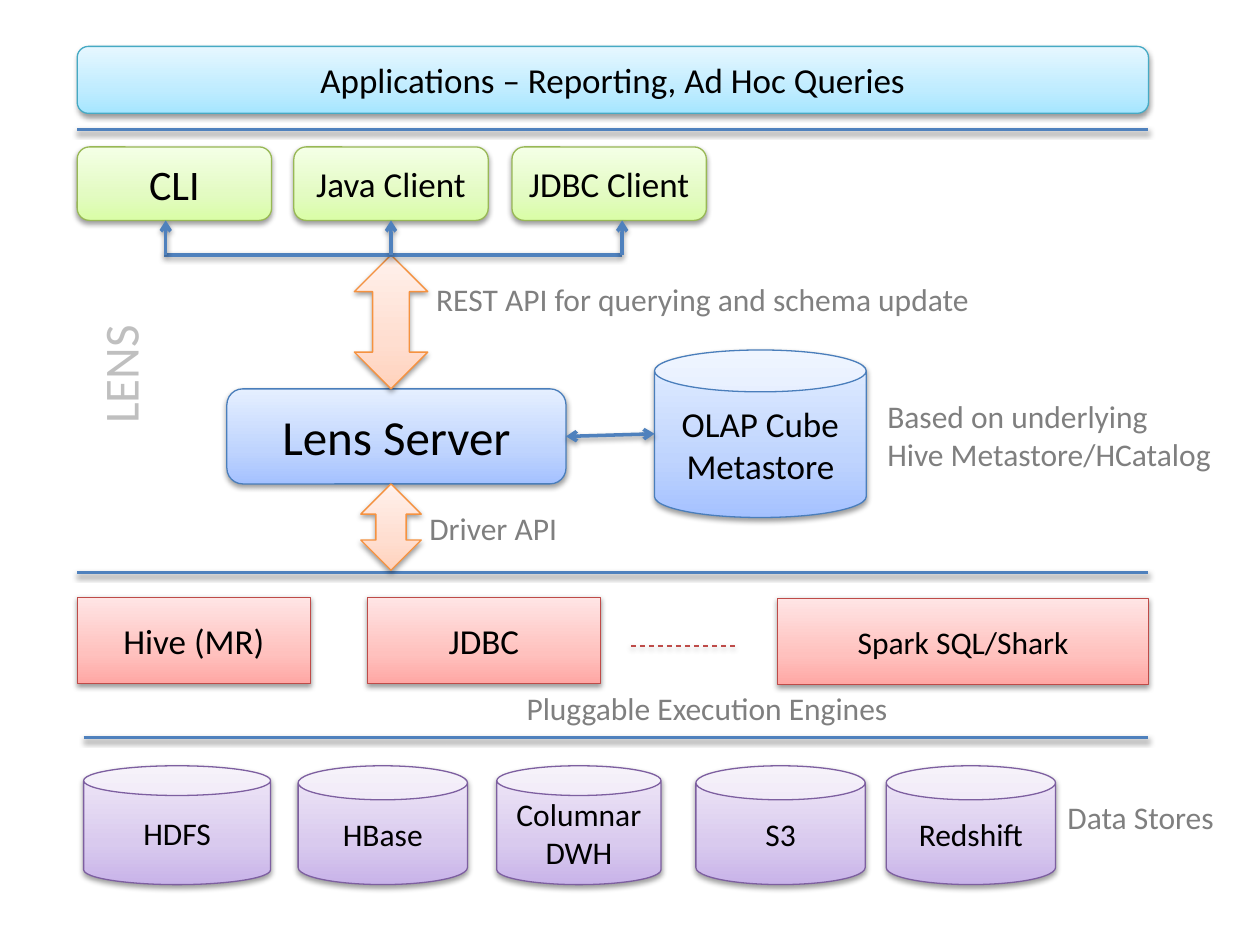
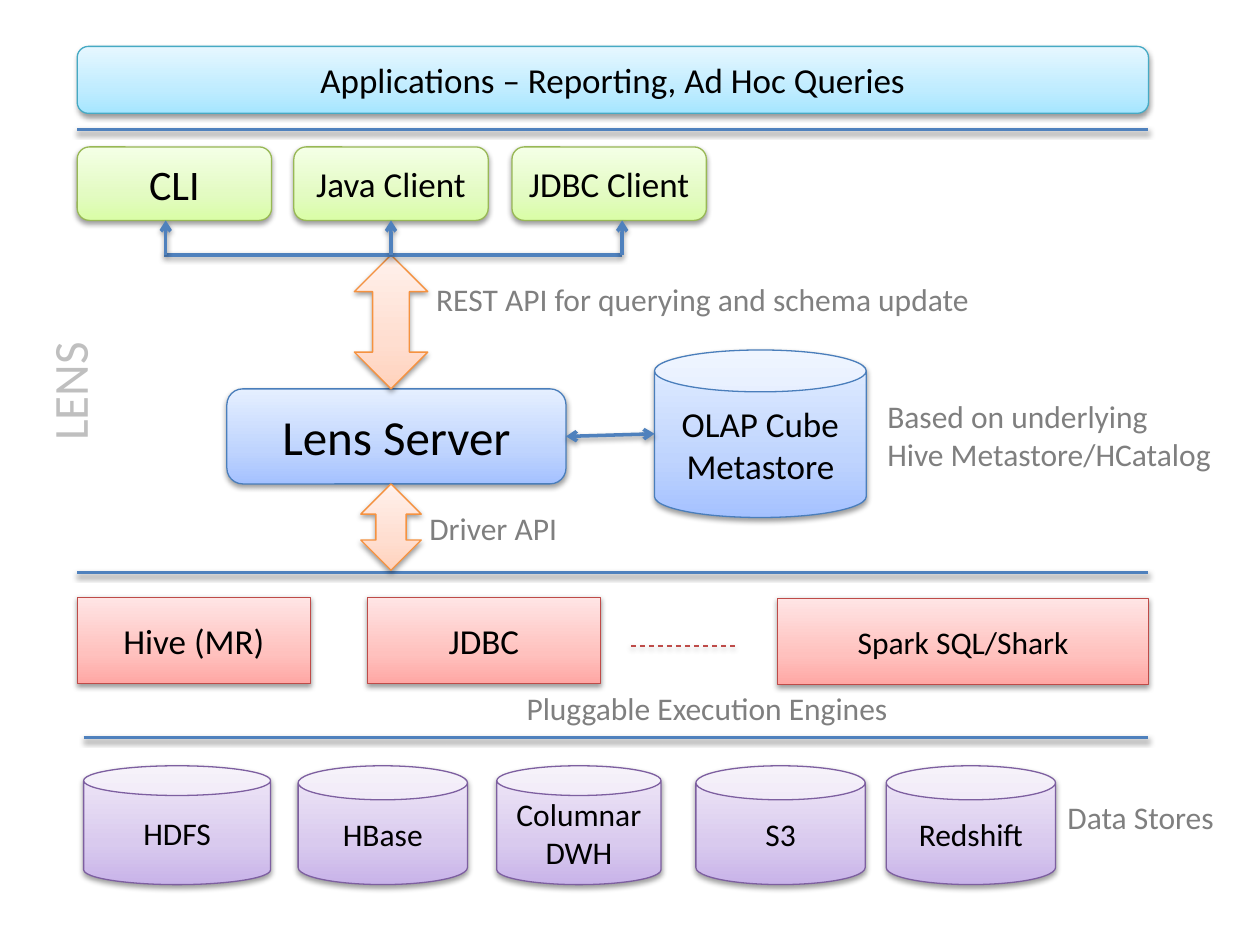
Before and after one commit to apache/lens, a slide deck: slide 1 of src/site/diagrams.pptx. Drawn at 1260x945 pixels with LibreOffice and Linux fonts; fonts in the diff are those of the drawing. Boxes give left, top, right and bottom in pixels: in the first picture for what was removed or moved away, otherwise in the second. Text is boxed around its words. In the diff, an @@ line names an element or a change of style, - is before the commit and + after.

Commit message:
LENS-206. Update diagrams and their sources in site

```diff
--- a/src/site/diagrams.pptx
+++ b/src/site/diagrams.pptx
@@ text "LENS" moved from (x1=92, y1=334, x2=152, y2=420) to (x1=41, y1=351, x2=101, y2=437) @@
```
Also in this commit, not shown: 2 other slides changed, 1 slide added, 8 other files.
